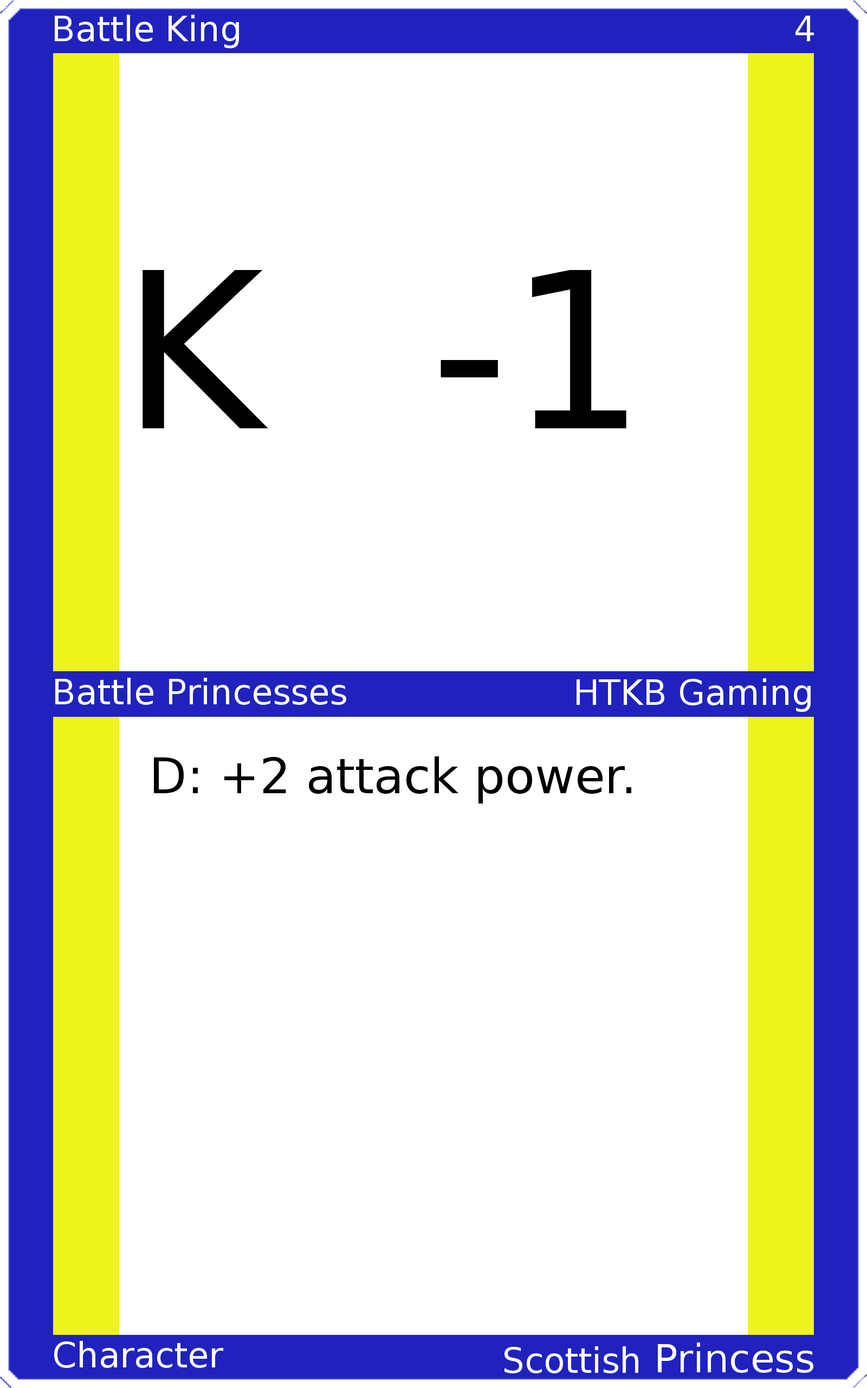
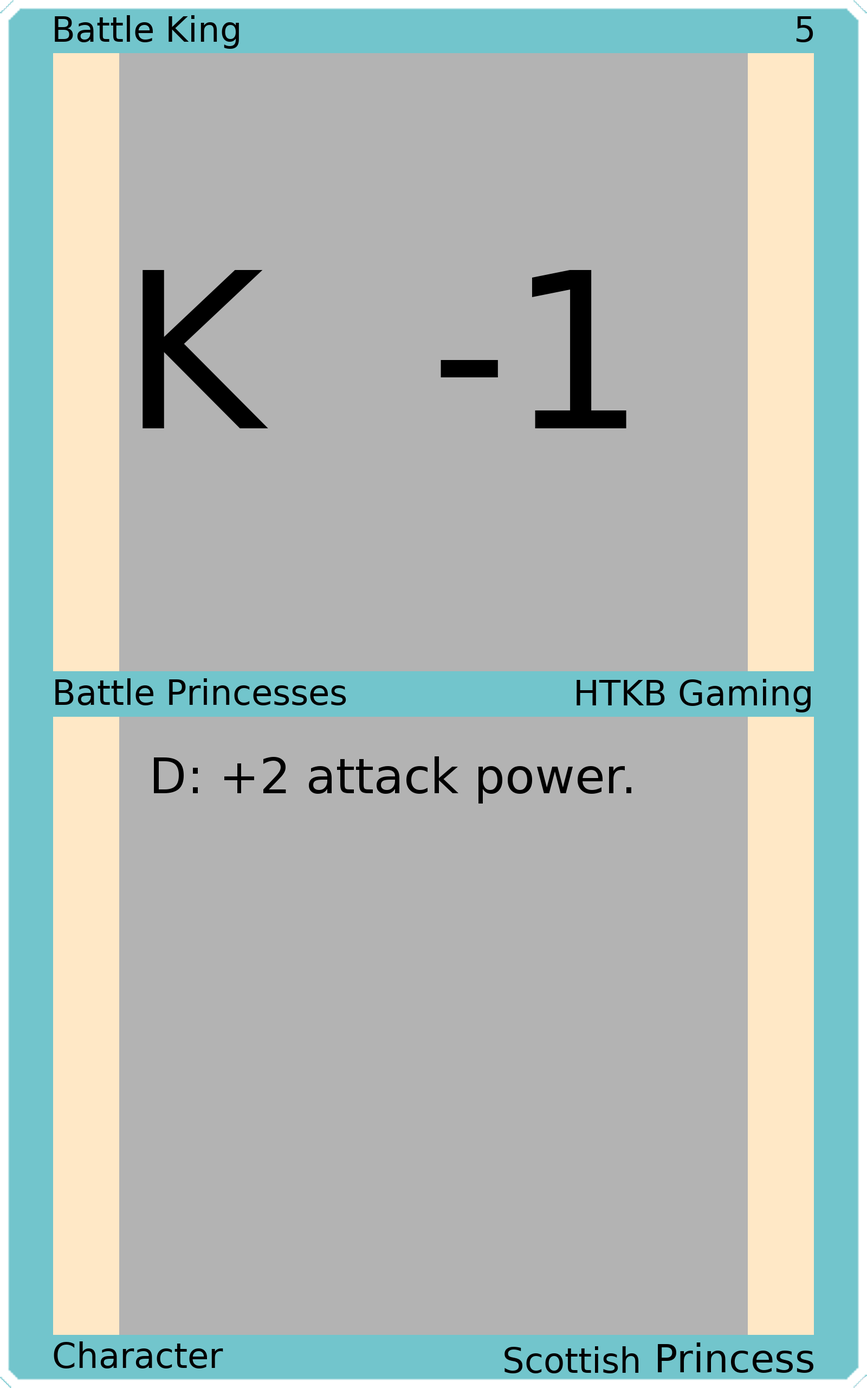
Revision of a layered 867x1388 image; what changed, layer by layer:
painted on "Upper Left" over (54, 14, 240, 49)
painted on "Upper Right" over (795, 15, 815, 43)
painted on "Mid Left" over (55, 677, 347, 706)
painted on "Mid Right" over (576, 678, 811, 713)
painted on "Bottom Left" over (53, 1340, 224, 1369)
painted on "Bottom Right" over (504, 1342, 814, 1373)
painted on "Border" over (0, 0, 867, 1388)
painted on "Top Background" over (119, 52, 748, 673)
painted on "Bottom Background" over (119, 715, 748, 1336)
painted on "Background" over (35, 35, 832, 1352)
